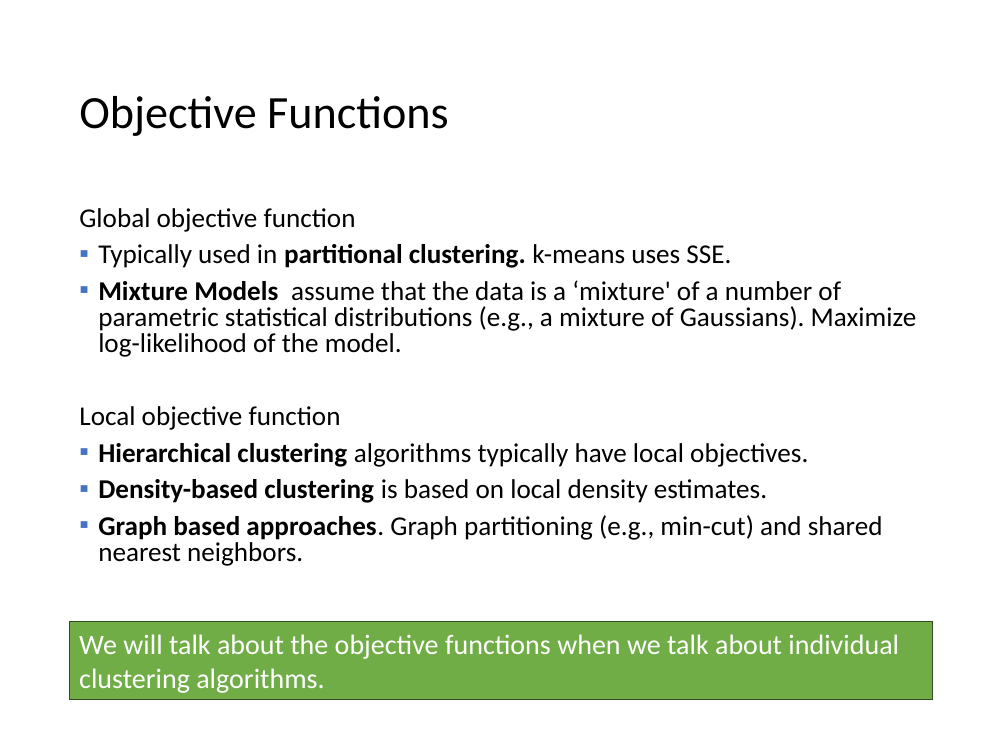
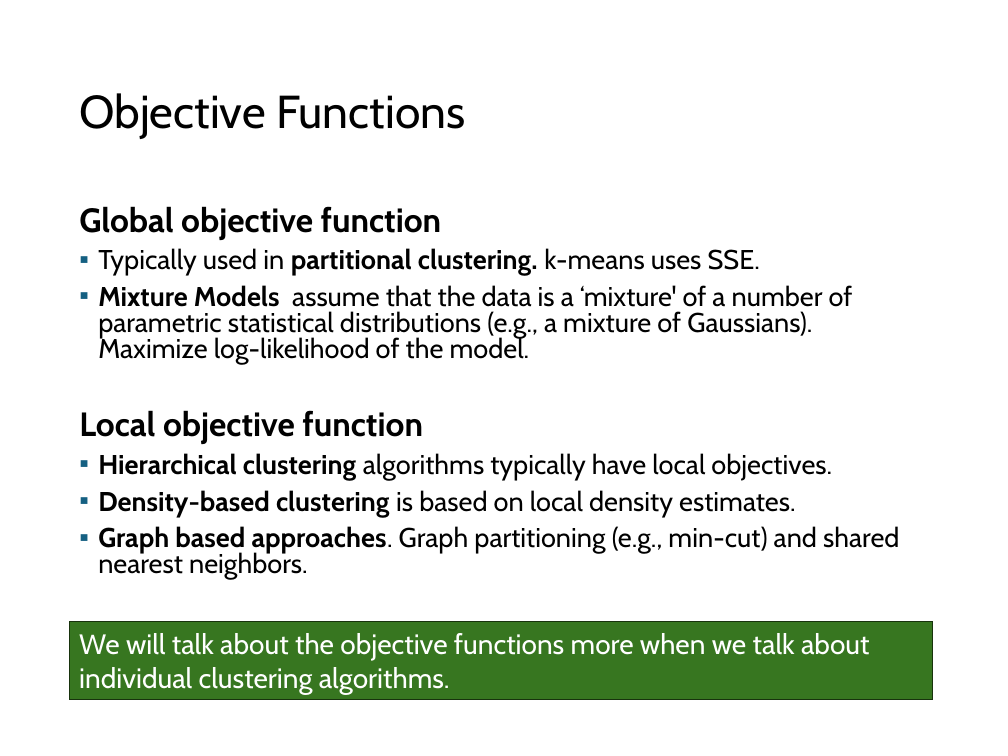
Before and after one commit to mhahsler/Introduction_to_Data_Mining_R_Examples, a slide deck: slide 22 of slides/chap7_basic_cluster_analysis.pptx. Drawn at 1008x756 pixels with LibreOffice and Linux fonts; fonts in the diff are those of the drawing. Boxes give left, top, right and bottom in pixels: in the first picture for what was removed or moved away, otherwise in the second. Text is boxed around its words. In the diff, an @@ line names an element or a change of style, - is before the commit and + after.

```diff
--- a/slides/chap7_basic_cluster_analysis.pptx
+++ b/slides/chap7_basic_cluster_analysis.pptx
@@ title "Objective Functions" at (79, 93, 465, 139): font Calibri to Cabin @@
@@ text "Global objective function" at (79, 206, 899, 580): size 19.4 to 24.1 pt, bold on in "Global objective function", "Local objective function"; font Calibri to Cabin; bullet colour #4472C4 to #156082 @@
@@ rectangle "We will talk about the ..." at (70, 622, 932, 700): fill #70AD47 to #377620; outline #314C1F 1 pt to #18340E 1 pt @@
@@ text in rectangle at (79, 633, 870, 694): text changed; font Calibri to Cabin @@
-We will talk about the objective functions when we talk about individual clustering algorithms.
+We will talk about the objective functions more when we talk about individual clustering algorithms.
```
Also in this commit, not shown: 94 other slides changed, 1 other file.
